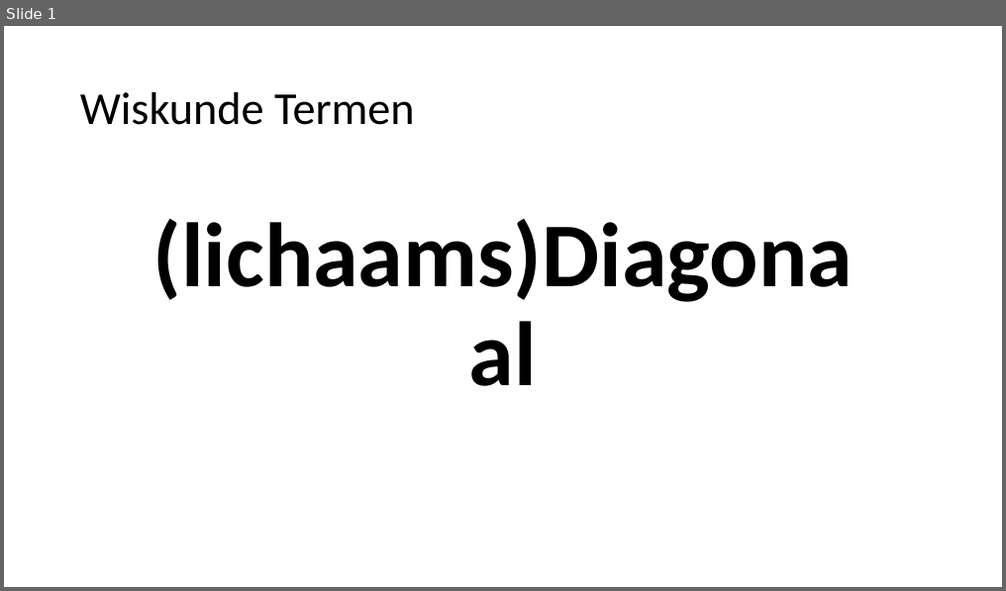
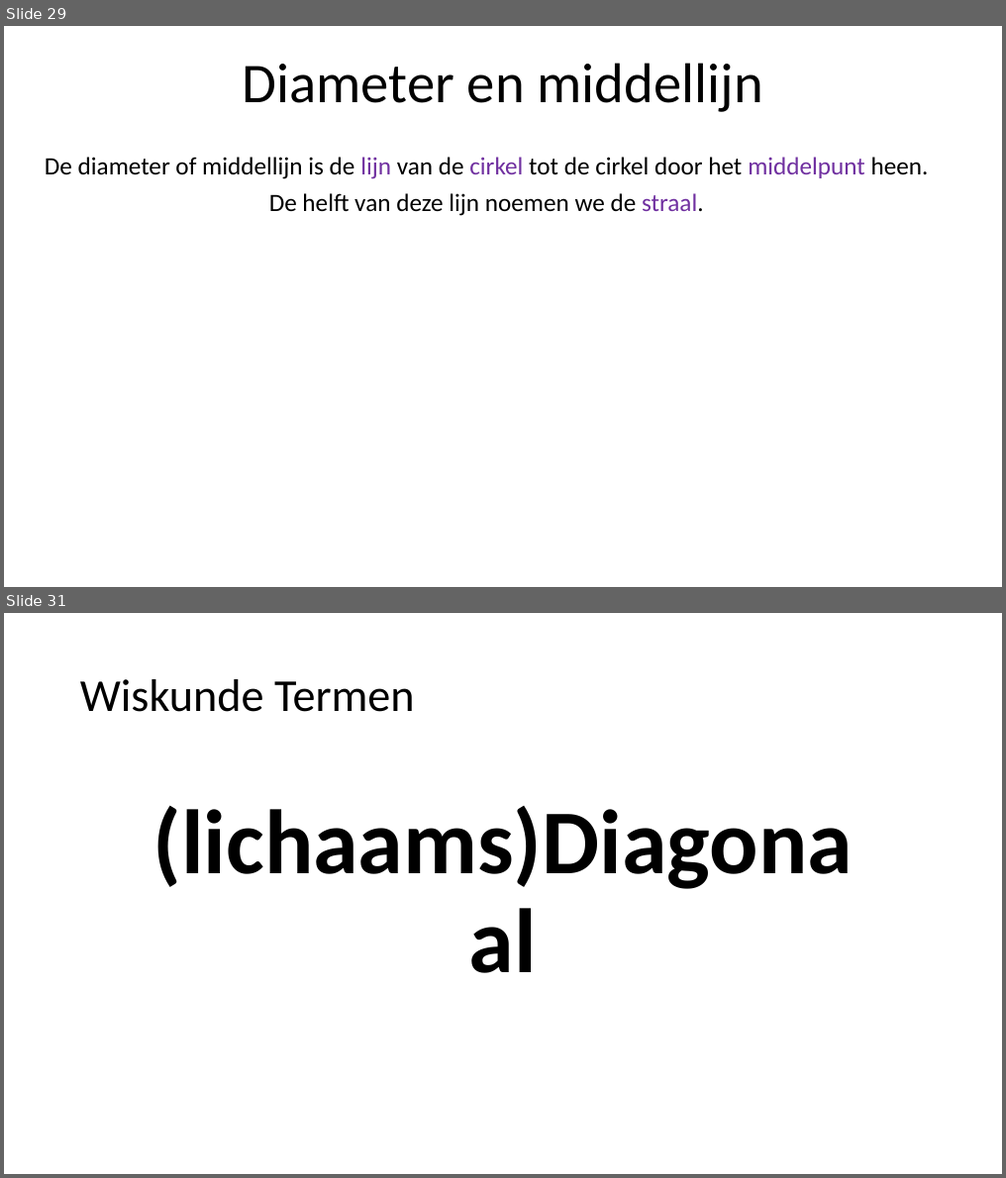
Before and after one commit to heinvinkel/wiskundetermen, a slide deck: meetkunde/AAAAMeetkunde.pptx. Shown one above the other, each under a label of ours: slide 1 before the commit, slides 29 and 31 after it; the slides between them are not shown. The pictures are 1006x591 and 1006x1178 pixels, drawn with LibreOffice and Linux fonts; fonts in the diff are those of the drawing. Boxes give left, top, right and bottom in pixels: in the first picture for what was removed or moved away, otherwise in the second. Text is boxed around its words. In the diff, an @@ line names an element or a change of style, - is before the commit and + after.

```diff
--- a/meetkunde/AAAAMeetkunde.pptx
+++ b/meetkunde/AAAAMeetkunde.pptx
@@ slide 29 added at [4, 26, 1002, 587], background #FFFFFF @@
@@ title added at [243, 63, 763, 112], 54 pt, text #000000 @@
+Diameter en middellijn
@@ text added at [45, 157, 929, 216], 24 pt, text #000000 @@
+De diameter of middellijn is de lijn van de cirkel tot de cirkel door het middelpunt heen.
+De helft van deze lijn noemen we de straal.
@@ what was slide 1 is now slide 31 @@
```
Also in this commit, not shown: 29 other slides added, 20 other files.
